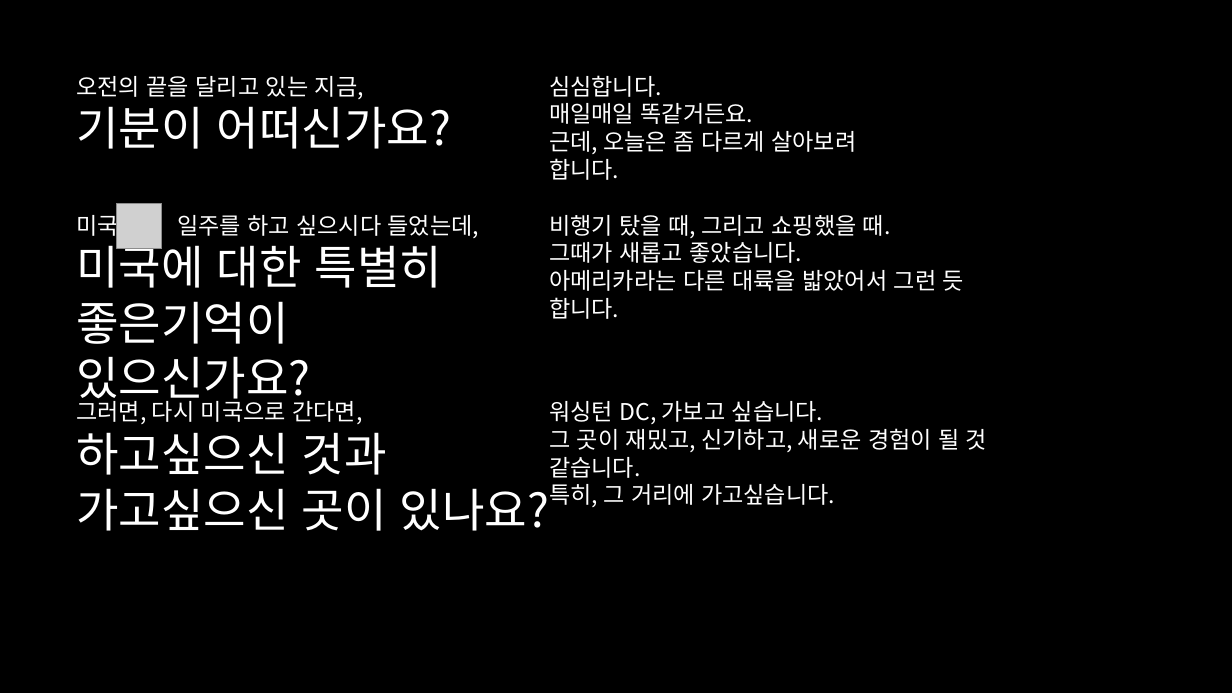
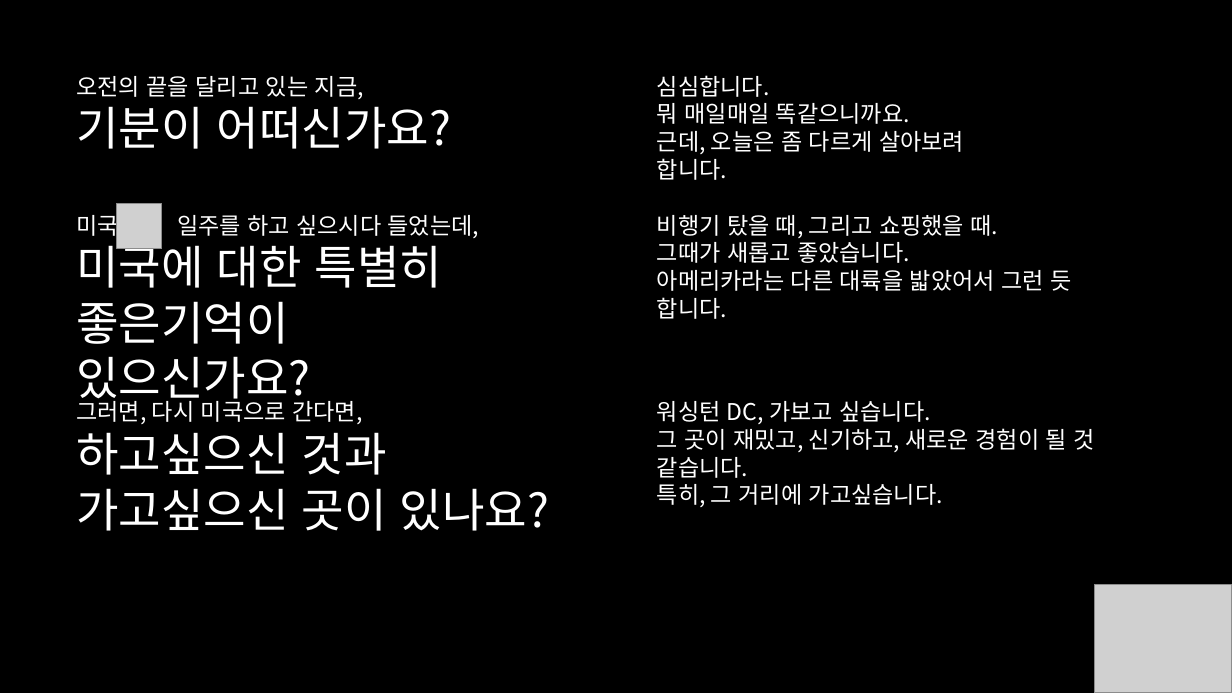
Before and after one commit to lucter0218/L-ibrary, a slide deck: slide 3 of Library/ppt/국어 수행평가.pptx (slide 2 before the commit). Drawn at 1232x693 pixels with LibreOffice and Linux fonts; fonts in the diff are those of the drawing; grey boxes stand for pictures. Boxes give left, top, right and bottom in pixels: in the first picture for what was removed or moved away, otherwise in the second. Text is boxed around its words. In the diff, an @@ line names an element or a change of style, - is before the commit and + after.

```diff
--- a/Library/ppt/국어 수행평가.pptx
+++ b/Library/ppt/국어 수행평가.pptx
@@ 3 texts moved together from (x1=549, y1=75, x2=987, y2=507) to (x1=657, y1=75, x2=1095, y2=507) @@
@@ text at (x1=657, y1=103, x2=910, y2=124): text changed @@
-매일매일 똑같거든요.
+뭐 매일매일 똑같으니까요.
@@ picture added at (x1=1094, y1=585, x2=1232, y2=693) @@
```
Also in this commit, not shown: 1 other slide changed, 4 slides added.
